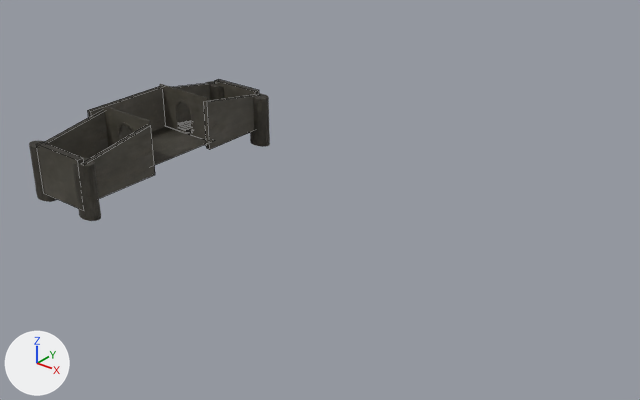
What one commit did to the Blender file Environnements Pre-tests/Prison cells/Prsion 1.blend.
Before and after are seen from a 50 mm camera at (109.0, -79.8, 59.1) aimed at (34.3, 13.6, 1.2). Lighting does not change. The marker at lower left points along +X, +Y and +Z. The older version comes first. Mesh edges are drawn as thin lines on the coarser meshes.

In view in the first picture: 'Back Hall Wall -col', 'Back Wall -col', 'Grounds-col', 'Pillars -col', 'Pillars -col.001', 'Wall 1 -col', 'Wall 1 -col.001', 'Wall Front -col', 'Wall Front -col.001' and 4 more.
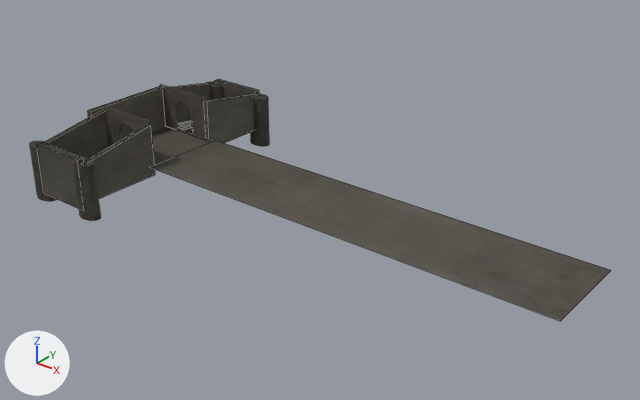
Where the newer file only moved an object's origin or applied its transform, the numbers keep the older frame.

The change in detail:
me_plane_003 is used by ob_grounds_col; location (-1.3, 13.6, 1.0); scale (2.5, 3.04, 1.98).
Verts and faces of me_plane_003; kept vertices keep their numbers, new ones are numbered from 4.
Before the commit, vertices of me_plane_003: 1 (2.48, -2.48, 0.0) at pixel (149, 167), 3 (2.48, 2.48, 0.0) at pixel (215, 140).
me_plane_003 had 4 vertices, 1 face and spanned x -2.48..2.48, y -2.48..2.48, z 0.0.
me_plane_003 now has 6 vertices, 2 faces and spans x -2.48..31.1, y -2.48..2.48, z 0.0.
Part 1, on me_plane_003:
New vertex 4 is at (31.1, -2.48, 0.0), pixel (560, 321).
New vertex 5 is at (31.1, 2.48, 0.0), pixel (611, 270).
New faces: (1, 4, 5, 3).
me_plane_003 part 2: 1 kept faces spanning x -2.48..2.48, y -2.48..2.48, z 0.0 get new texture (UV) coordinates.

Boxes (x1, y1, x2, y2) around the edits, measured in the pictures (640 x 400 px):
'Grounds-col', reshaped
    before: (151, 126, 215, 167)
    after: (149, 126, 611, 321)
part 1 of me_plane_003, added
    after: (149, 140, 611, 321)
part 2 of me_plane_003, surface changed
    both: (151, 128, 215, 167)
